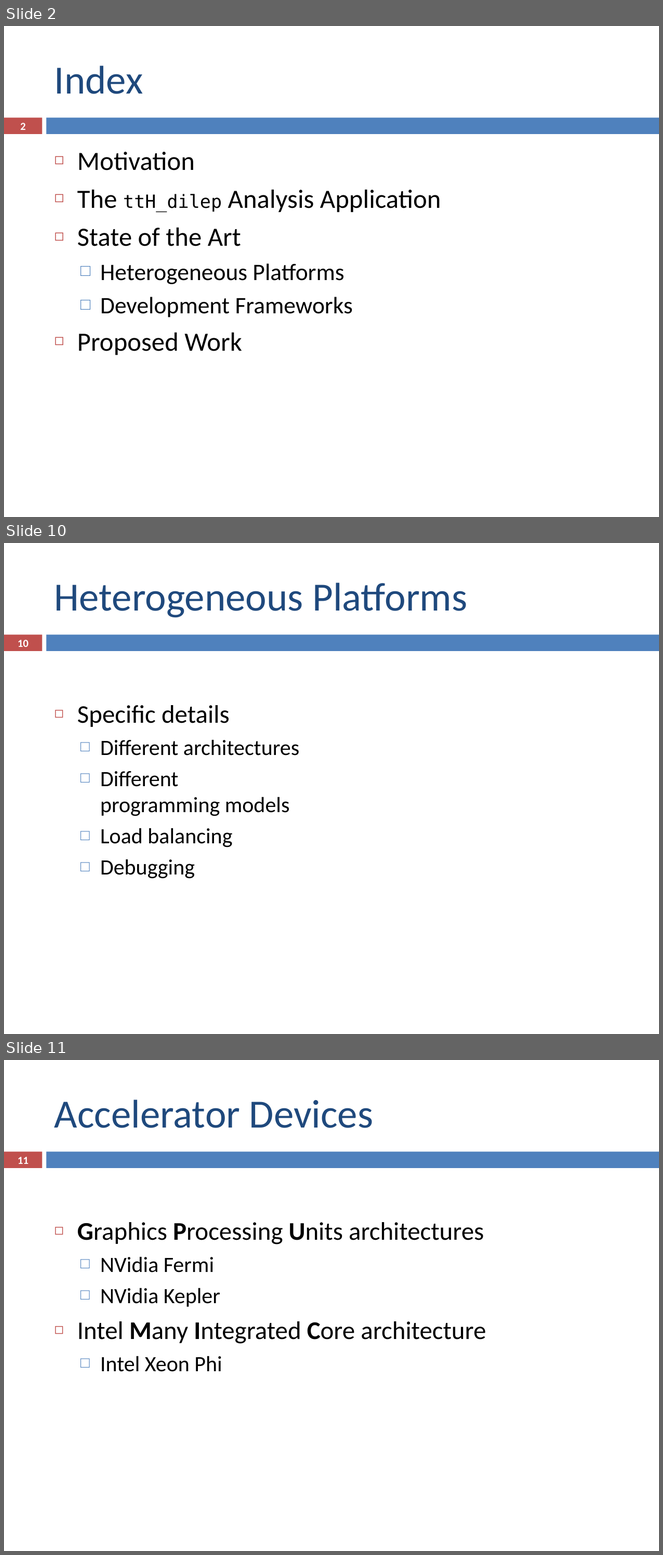
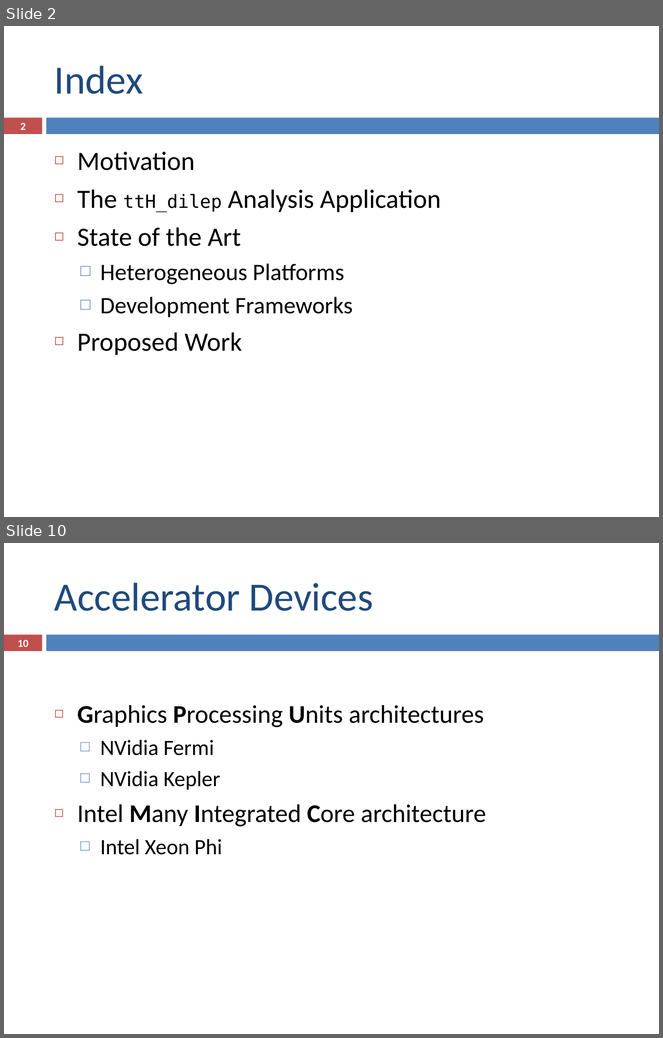
Before and after one commit to ampereira/mscthesis-liptool, a slide deck: doc/pre-thesis/presentation/pre-thesis_presentation.pptx. Shown one above the other, each under a label of ours: slides 2, 10 and 11 before the commit, slides 2 and 10 after it; the slides between them are not shown. The pictures are 663x1555 and 663x1038 pixels, drawn with LibreOffice and Linux fonts; fonts in the diff are those of the drawing. Boxes give left, top, right and bottom in pixels: in the first picture for what was removed or moved away, otherwise in the second. Text is boxed around its words. In the diff, an @@ line names an element or a change of style, - is before the commit and + after.

```diff
--- a/doc/pre-thesis/presentation/pre-thesis_presentation.pptx
+++ b/doc/pre-thesis/presentation/pre-thesis_presentation.pptx
@@ slide 10 removed at [4,543,659,1034], background #FFFFFF; not listed: 2 template elements that a slide beside it also shows @@
@@ title removed at [54,583,467,618] @@
-Heterogeneous Platforms
@@ page number removed at [18,640,28,647] @@
-10
@@ text removed at [77,705,299,879] @@
-◻ Specific details
-  □ Different architectures
-  □ Different programming models
-  □ Load balancing
-  □ Debugging
@@ what was slide 11 is now slide 10 @@
@@ page number at [18,640,28,647]: text changed @@
-11
+10
```
Also in this commit, not shown: 9 slides changed, 2 other files.
